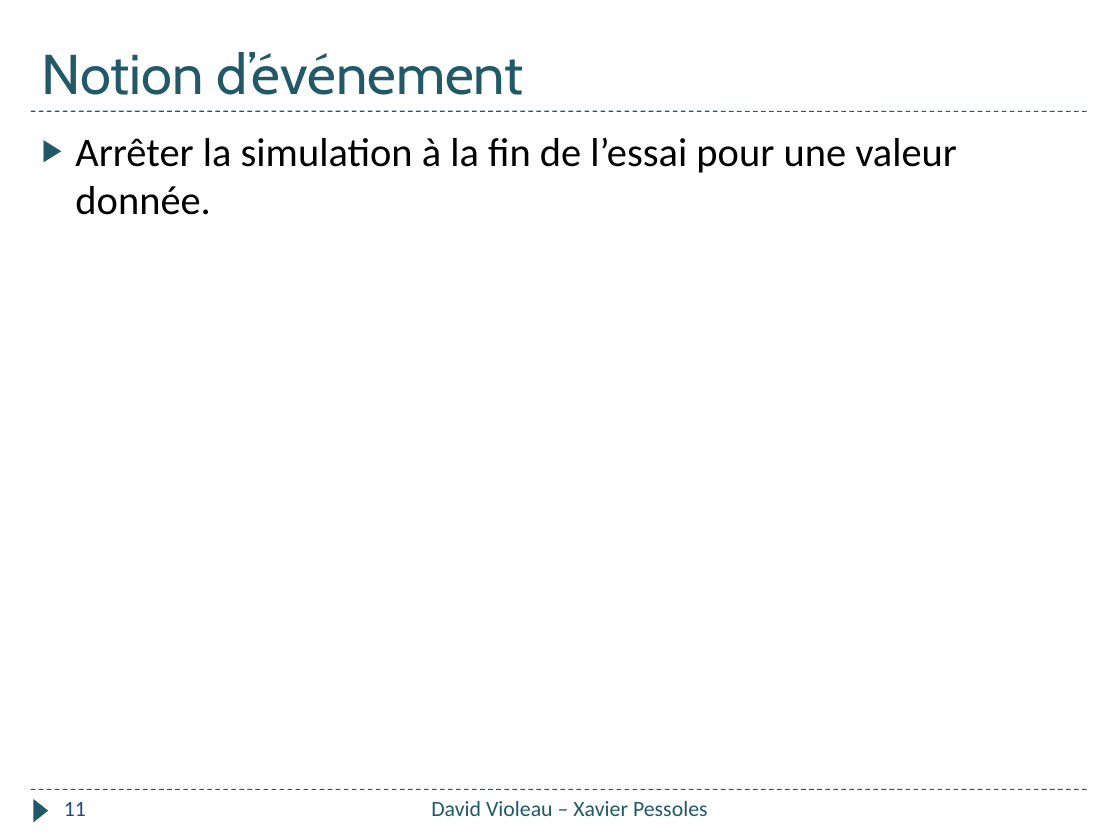
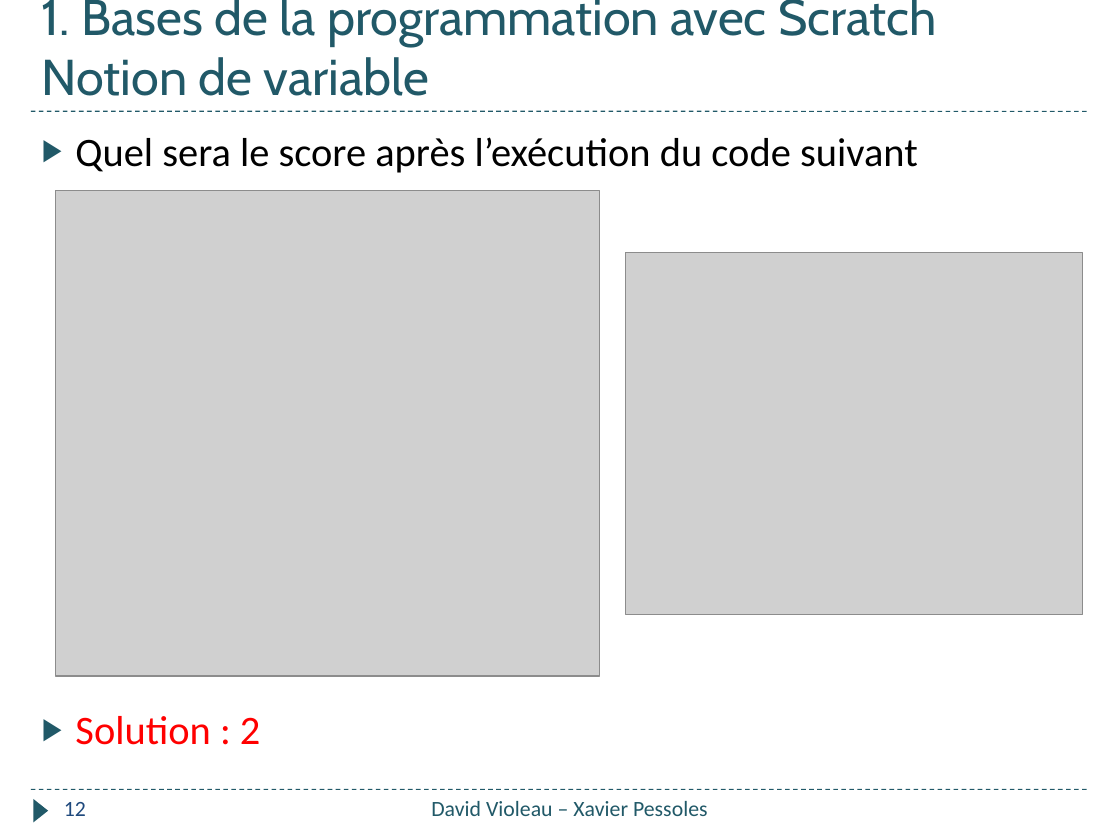
Before and after one commit to xpessoles/Informatique_College, a slide deck: slide 12 of Formation_2018/Quizz_Pomme/Quizz_Pomme.pptx (slide 11 before the commit). Drawn at 1120x840 pixels with LibreOffice and Linux fonts; fonts in the diff are those of the drawing; grey boxes stand for pictures. Boxes give left, top, right and bottom in pixels: in the first picture for what was removed or moved away, otherwise in the second. Text is boxed around its words. In the diff, an @@ line names an element or a change of style, - is before the commit and + after.

```diff
--- a/Formation_2018/Quizz_Pomme/Quizz_Pomme.pptx
+++ b/Formation_2018/Quizz_Pomme/Quizz_Pomme.pptx
@@ title at box(42, 0, 937, 96): text changed; size 36 to 32.4 pt @@
-Notion d’événement
+1. Bases de la programmation avec Scratch
+Notion de variable
@@ text at box(75, 137, 918, 745): text changed @@
-▶ Arrêter la simulation à la fin de l’essai pour une valeur donnée.
+▶ Quel sera le score après l’exécution du code suivant
+▶ Solution : 2
@@ picture added at box(56, 190, 599, 675) @@
@@ picture added at box(625, 252, 1082, 614) @@
@@ page number at box(64, 802, 86, 816): text changed @@
-11
+12
```
Also in this commit, not shown: 10 other slides changed, 1 slide added, 1 other file.
